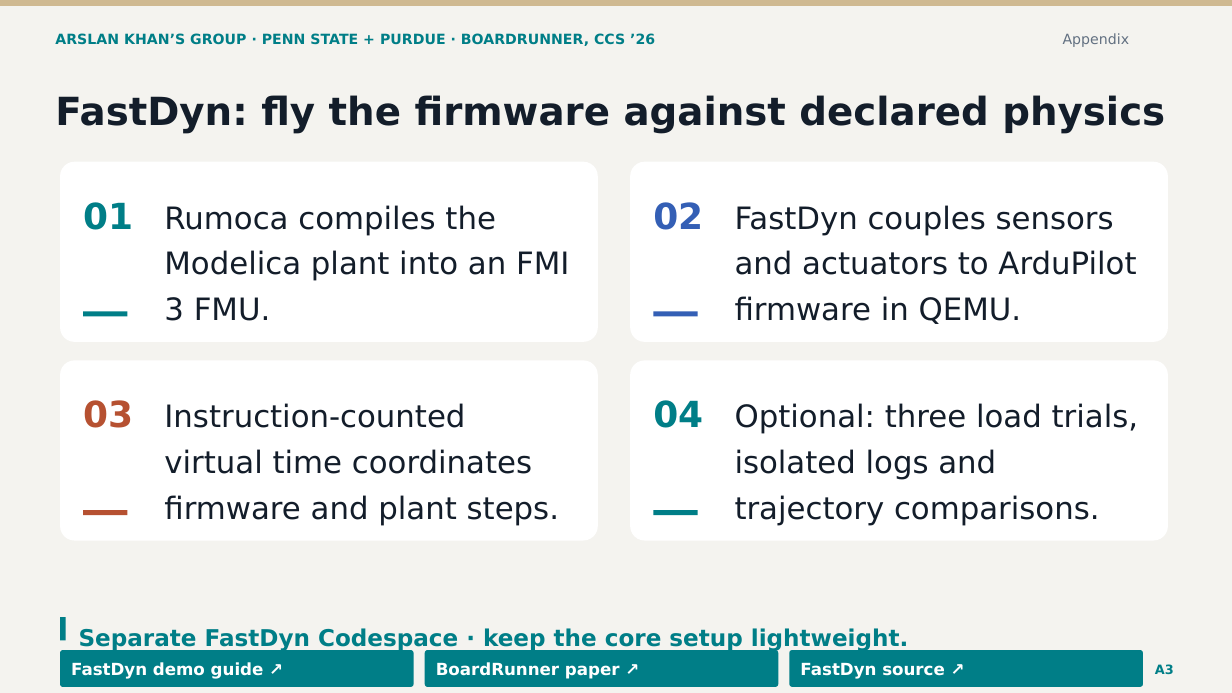
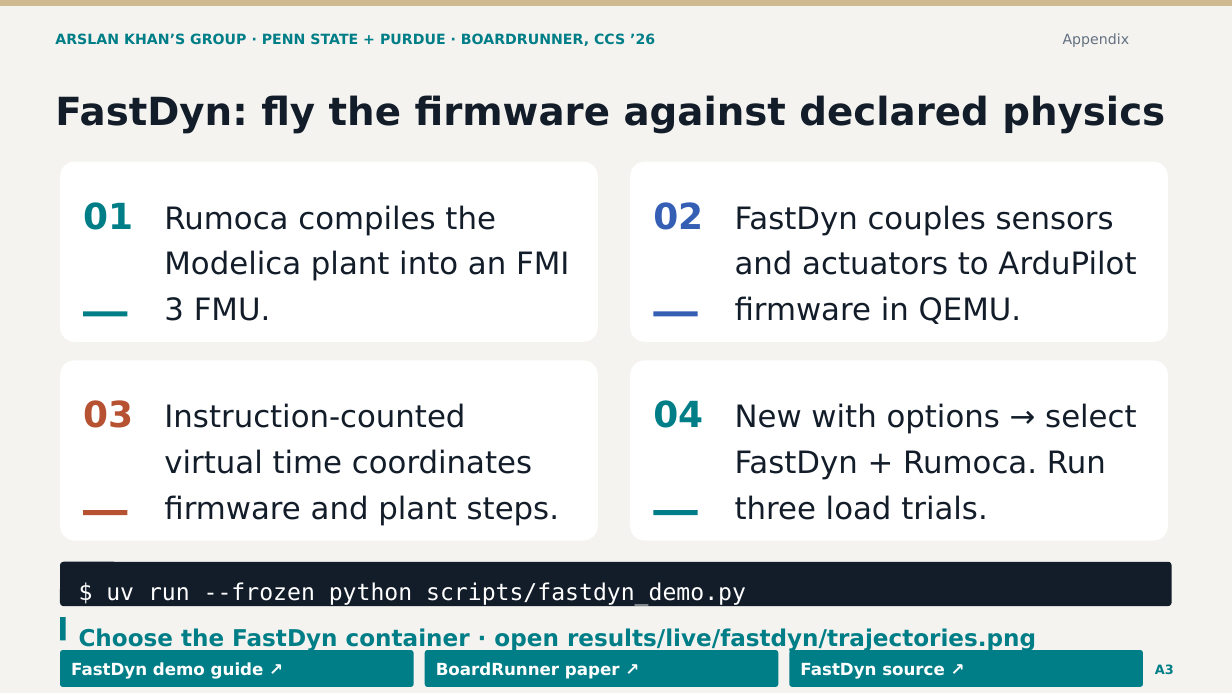
Before and after one commit to CogniPilot/rumoca-workshop, a slide deck: slide 27 of slides/workshop.pptx. Drawn at 1232x693 pixels with LibreOffice and Linux fonts; fonts in the diff are those of the drawing. Boxes give left, top, right and bottom in pixels: in the first picture for what was removed or moved away, otherwise in the second. Text is boxed around its words. In the diff, an @@ line names an element or a change of style, - is before the commit and + after.

Commit message:
Show Cerebri deployment and runnable FastDyn instructions in the slides

```diff
--- a/slides/workshop.pptx
+++ b/slides/workshop.pptx
@@ text at (x1=735, y1=403, x2=1136, y2=520): text changed @@
-Optional: three load trials,
-isolated logs and
-trajectory comparisons.
+New with options → select
+FastDyn + Rumoca. Run
+three load trials.
@@ rounded rectangle added at (x1=60, y1=562, x2=1172, y2=606), fill #131D2A @@
@@ text at (x1=106, y1=582, x2=746, y2=606): text changed; font DejaVu Sans to DejaVu Sans Mono; text colour #007E87 to #FFFFFF; bold off @@
-Separate FastDyn Codespace · keep the core setup lightweight.
+$ uv run --frozen python scripts/fastdyn_demo.py
@@ text added at (x1=79, y1=628, x2=1036, y2=652), 18 pt, text #007E87, bold @@
+Choose the FastDyn container · open results/live/fastdyn/trajectories.png
```
Also in this commit, not shown: 1 other slide changed, 30 other files.
